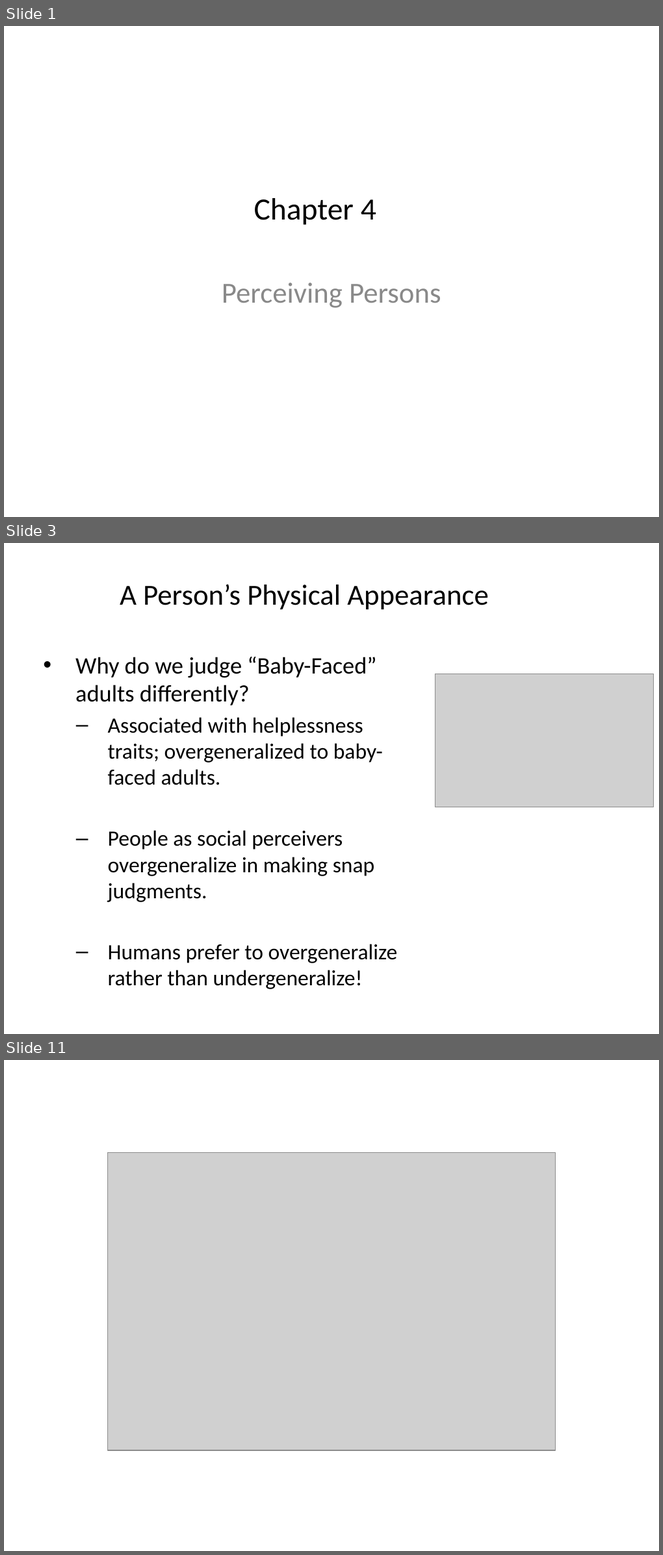
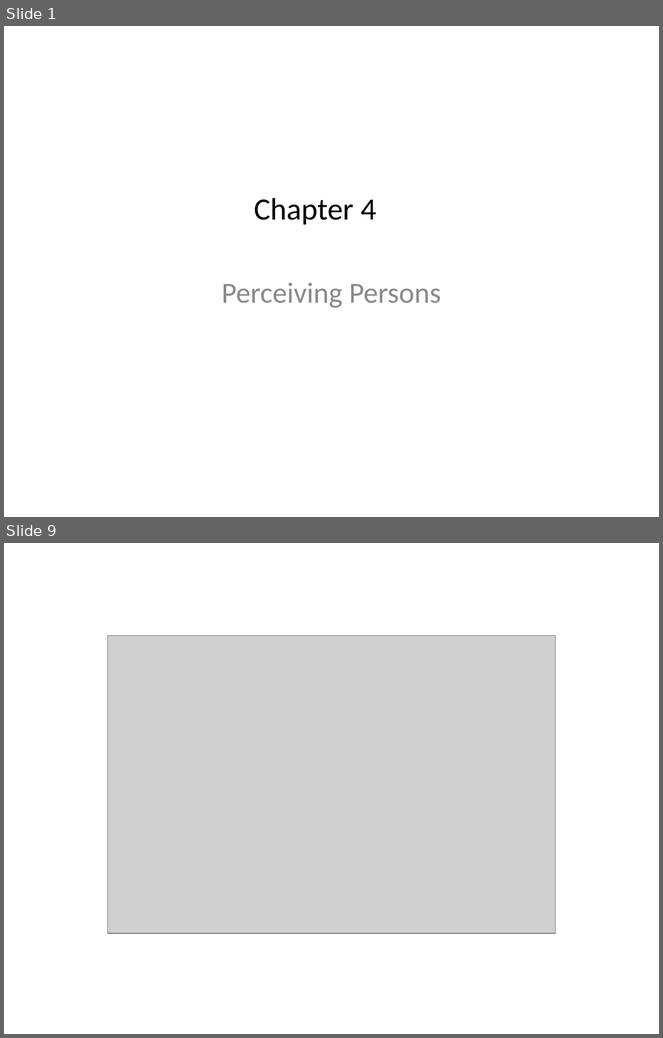
Before and after one commit to npm27/Teaching-Materials, a slide deck: Social Psych/Slides/5 Percieving Persons.pptx. Shown one above the other, each under a label of ours: slides 1, 3 and 11 before the commit, slides 1 and 9 after it; the slides between them are not shown. The pictures are 663x1555 and 663x1038 pixels, drawn with LibreOffice and Linux fonts; fonts in the diff are those of the drawing; grey boxes stand for pictures. Boxes give left, top, right and bottom in pixels: in the first picture for what was removed or moved away, otherwise in the second. Text is boxed around its words. In the diff, an @@ line names an element or a change of style, - is before the commit and + after.

```diff
--- a/Social Psych/Slides/5 Percieving Persons.pptx
+++ b/Social Psych/Slides/5 Percieving Persons.pptx
@@ slide 3 removed at [4,543,659,1034], background #FFFFFF @@
@@ title removed at [120,584,489,610] @@
-A Person’s Physical Appearance
@@ text removed at [76,657,398,990] @@
-• Why do we judge “Baby-Faced” adults differently?
-  – Associated with helplessness traits; overgeneralized to baby-faced adults.
-  – People as social perceivers overgeneralize in making snap judgments.
-  – Humans prefer to overgeneralize rather than undergeneralize!
@@ picture removed at [435,674,653,807] @@
@@ what was slide 11 is now slide 9 @@
```
Also in this commit, not shown: 10 slides changed, 1 slide added, 7 other slides removed, 1 other file.
